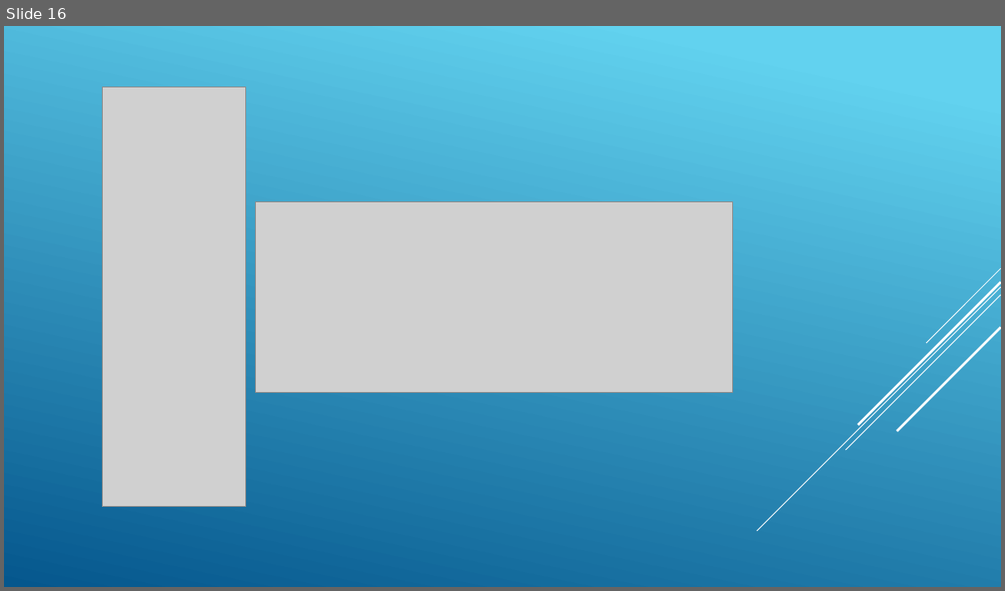
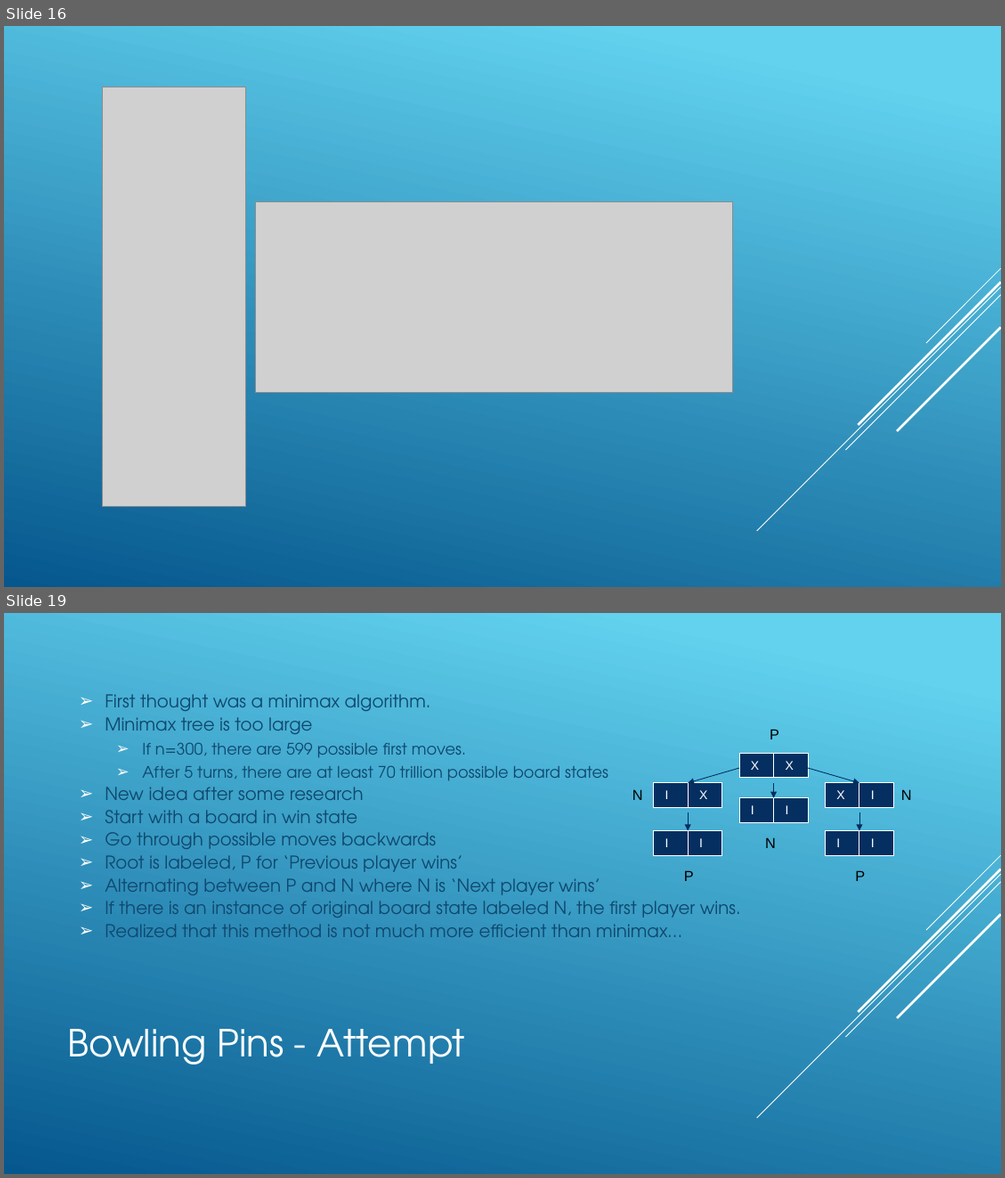
Before and after one commit to revature-scalawags/Project2-Group6, a slide deck: Group Twitter Stream - Project1.pptx. Shown one above the other, each under a label of ours: slide 16 before the commit, slides 16 and 19 after it; the slides between them are not shown. The pictures are 1005x591 and 1005x1178 pixels, drawn with LibreOffice and Linux fonts; fonts in the diff are those of the drawing; grey boxes stand for pictures. Boxes give left, top, right and bottom in pixels: in the first picture for what was removed or moved away, otherwise in the second. Text is boxed around its words. In the diff, an @@ line names an element or a change of style, - is before the commit and + after.

Commit message:
uppdated bowling pins slides

```diff
--- a/Group Twitter Stream - Project1.pptx
+++ b/Group Twitter Stream - Project1.pptx
@@ slide 19 added at (x1=4, y1=613, x2=1001, y2=1174), background gradient #62D2EF to #05578D; not listed: 5 template elements that a slide beside it also shows @@
@@ text added at (x1=105, y1=694, x2=741, y2=937), 17 pt, text #0F486F @@
+➢ First thought was a minimax algorithm.
+➢ Minimax tree is too large
+  ➢ If n=300, there are 599 possible first moves.
+  ➢ After 5 turns, there are at least 70 trillion possible board states
+➢ New idea after some research
+➢ Start with a board in win state
+➢ Go through possible moves backwards
+➢ Root is labeled, P for ‘Previous player wins’
+➢ Alternating between P and N where N is ‘Next player wins’
+➢ If there is an instance of original board state labeled N, the first player wins.
+➢ Realized that this method is not much more efficient than minimax…
@@ text added at (x1=769, y1=729, x2=779, y2=739), 14 pt, text #000000 @@
+P
@@ arrow added from (739, 768) to (688, 783), #032E61 0.75 pt @@
@@ table added at (x1=739, y1=753, x2=808, y2=778), 1 rows, 2 columns @@
+X | X
@@ arrow added from (808, 768) to (859, 783), #032E61 0.75 pt @@
@@ text added at (x1=632, y1=789, x2=643, y2=800), 14 pt, text #000000 @@
+N
@@ table added at (x1=654, y1=783, x2=722, y2=807), 1 rows, 2 columns @@
+I | X
@@ table added at (x1=739, y1=798, x2=808, y2=822), 1 rows, 2 columns @@
+I | I
@@ arrow added from (774, 783) to (774, 798), #032E61 0.75 pt @@
@@ table added at (x1=825, y1=783, x2=894, y2=807), 1 rows, 2 columns @@
+X | I
@@ text added at (x1=901, y1=789, x2=912, y2=800), 14 pt, text #000000 @@
+N
@@ arrow added from (688, 812) to (688, 831), #032E61 0.75 pt @@
@@ arrow added from (859, 812) to (859, 831), #032E61 0.75 pt @@
@@ table added at (x1=654, y1=831, x2=722, y2=855), 1 rows, 2 columns @@
+I | I
@@ text added at (x1=765, y1=837, x2=776, y2=848), 14 pt, text #000000 @@
+N
@@ table added at (x1=825, y1=831, x2=894, y2=855), 1 rows, 2 columns @@
+I | I
@@ text added at (x1=684, y1=870, x2=694, y2=881), 14 pt, text #000000 @@
+P
@@ text added at (x1=855, y1=870, x2=865, y2=881), 14 pt, text #000000 @@
+P
@@ title added at (x1=67, y1=1029, x2=465, y2=1064), 36 pt, text #FFFFFF @@
+Bowling Pins - Attempt
```
Also in this commit, not shown: 6 slides changed, 1 other slide added, 2 slides removed.
